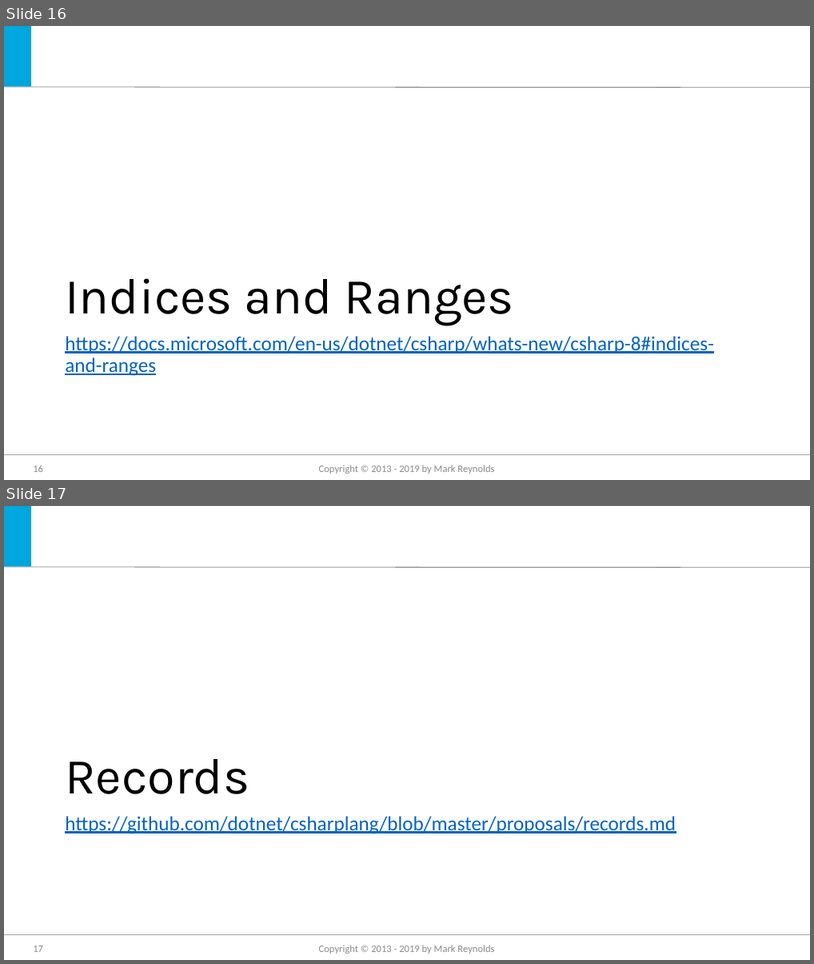
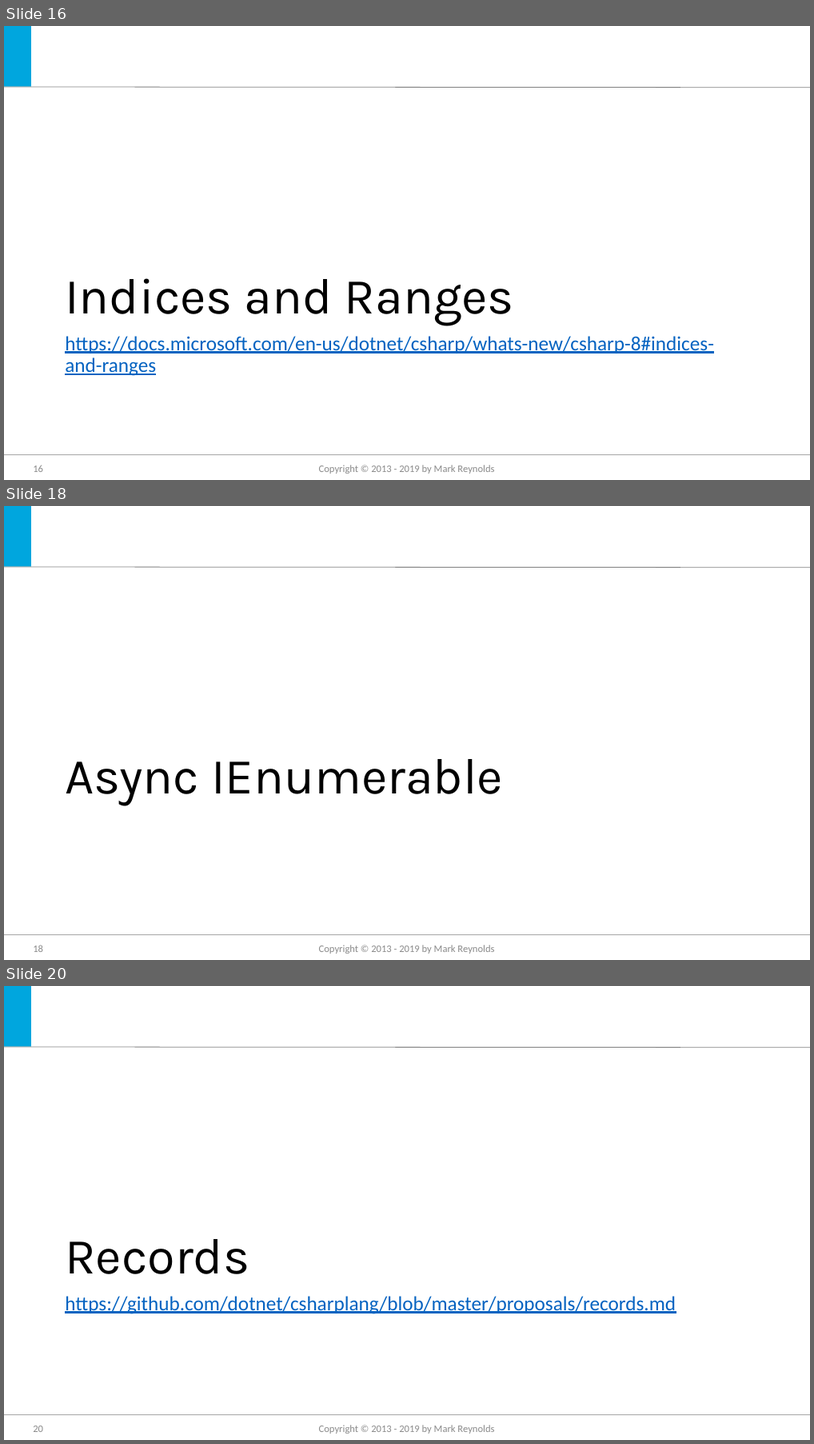
Before and after one commit to jmreynolds/CSharp8, a slide deck: Whats new in C#8.pptx. Shown one above the other, each under a label of ours: slides 16 and 17 before the commit, slides 16, 18 and 20 after it; the slides between them are not shown. The pictures are 814x964 and 814x1444 pixels, drawn with LibreOffice and Linux fonts; fonts in the diff are those of the drawing; background and template pictures are left out. Boxes give left, top, right and bottom in pixels: in the first picture for what was removed or moved away, otherwise in the second. Text is boxed around its words. In the diff, an @@ line names an element or a change of style, - is before the commit and + after.

```diff
--- a/Whats new in C#8.pptx
+++ b/Whats new in C#8.pptx
@@ slide 18 added at [4, 506, 810, 960], background #FFFFFF; not listed: 3 template elements that a slide beside it also shows @@
@@ title added at [65, 759, 503, 806], 60 pt, text #000000 @@
+Async IEnumerable
@@ page number added at [33, 944, 43, 952], 12 pt, text #8C8C8C @@
+18
@@ text added at [319, 944, 494, 953], 12 pt, text #8C8C8C @@
+Copyright © 2013 - 2019 by Mark Reynolds
@@ what was slide 17 is now slide 20 @@
@@ page number at [33, 1425, 43, 1432]: text changed @@
-17
+20
```
Also in this commit, not shown: 2 other slides added, 5 other files.
